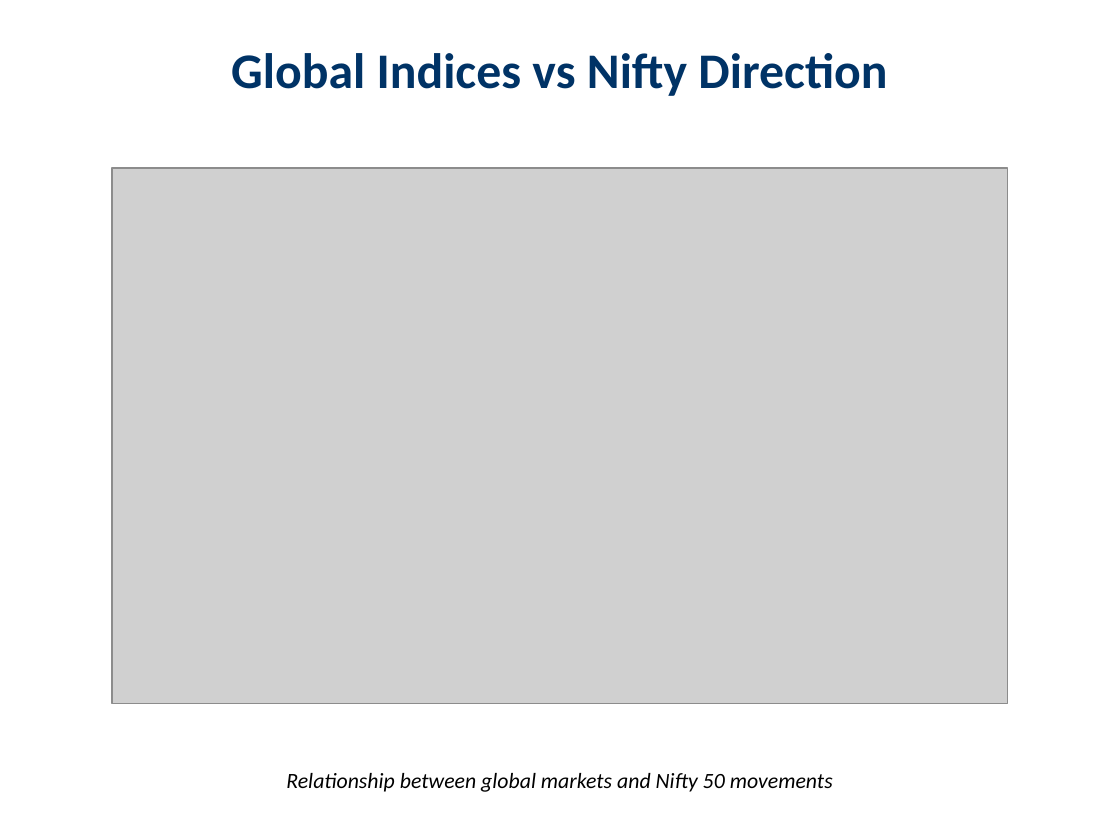
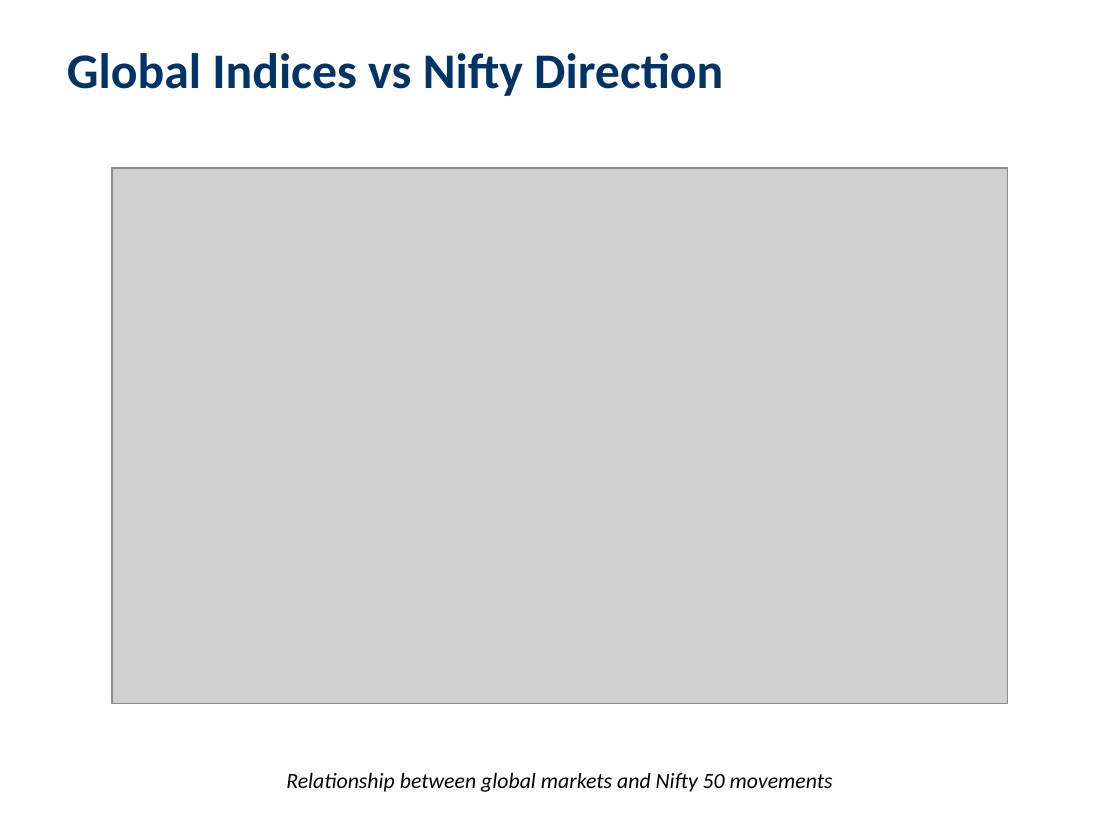
Before and after one commit to pablogrs/nifty_data, a slide deck: slide 11 of basic-navigation/Market_Analysis_Presentation.pptx. Drawn at 1120x840 pixels with LibreOffice and Linux fonts; fonts in the diff are those of the drawing; grey boxes stand for pictures. Boxes give left, top, right and bottom in pixels: in the first picture for what was removed or moved away, otherwise in the second. Text is boxed around its words. In the diff, an @@ line names an element or a change of style, - is before the commit and + after.

```diff
--- a/basic-navigation/Market_Analysis_Presentation.pptx
+++ b/basic-navigation/Market_Analysis_Presentation.pptx
@@ text "Global Indices vs Nifty Direction": place and size @@
-text "Global Indices vs Nifty Direction" at [231,53,887,96]
+text "Global Indices vs Nifty Direction" at [67,53,723,96]
```
Also in this commit, not shown: 11 other slides changed, 1 slide added, 1 other file.
